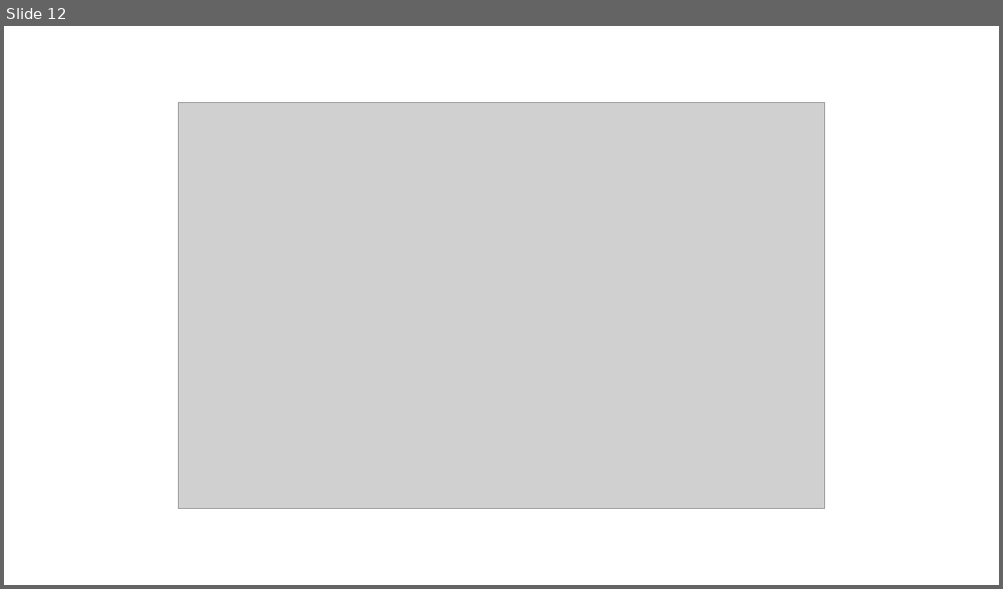
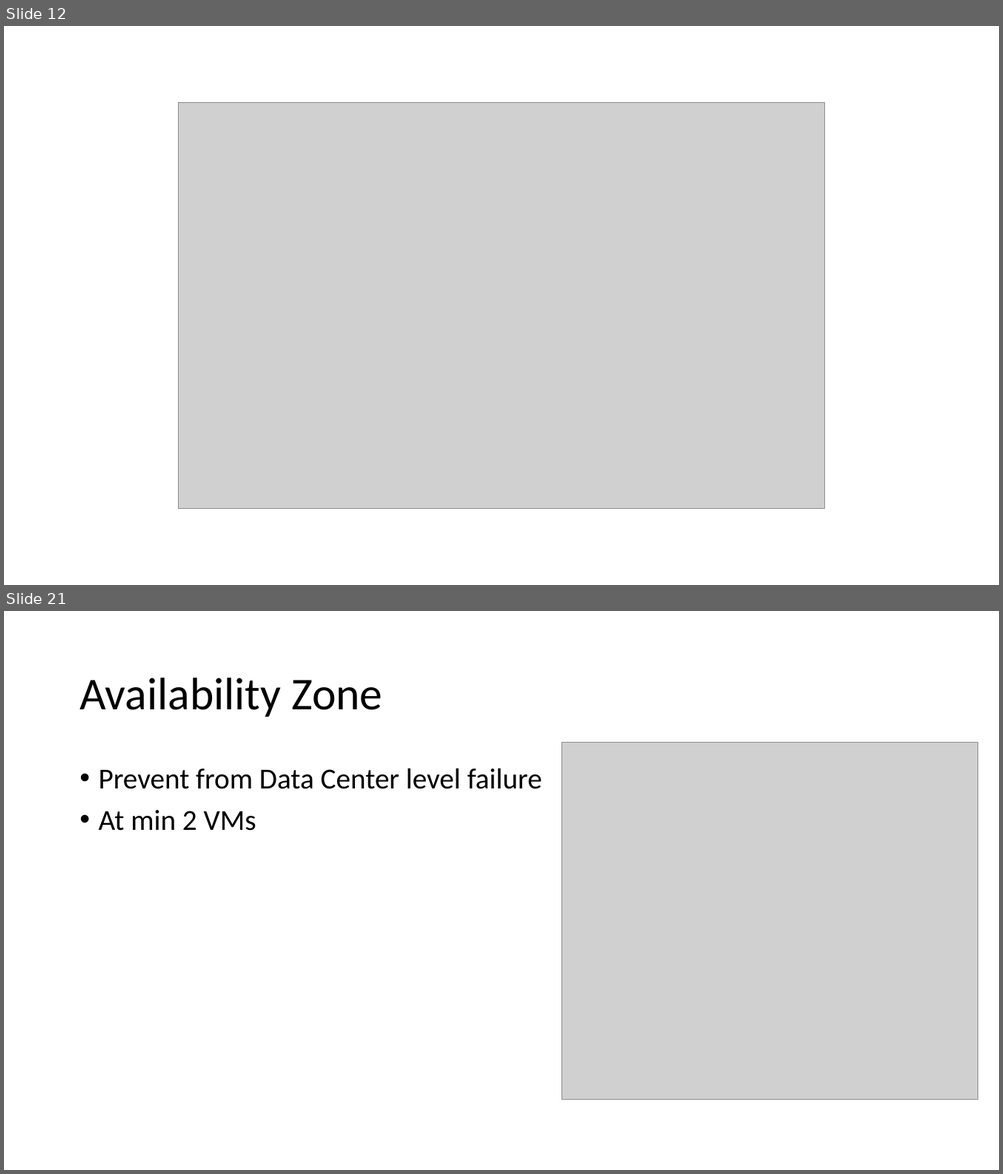
Before and after one commit to CentaurNZ/8-Oct-AZ104, a slide deck: Virtual Machines.pptx. Shown one above the other, each under a label of ours: slide 12 before the commit, slides 12 and 21 after it; the slides between them are not shown. The pictures are 1003x589 and 1003x1174 pixels, drawn with LibreOffice and Linux fonts; fonts in the diff are those of the drawing; grey boxes stand for pictures. Boxes give left, top, right and bottom in pixels: in the first picture for what was removed or moved away, otherwise in the second. Text is boxed around its words. In the diff, an @@ line names an element or a change of style, - is before the commit and + after.

```diff
--- a/Virtual Machines.pptx
+++ b/Virtual Machines.pptx
@@ slide 21 added at bbox=[4, 611, 999, 1170], background #FFFFFF @@
@@ title added at bbox=[79, 678, 382, 717], 44 pt, text #000000 @@
+Availability Zone
@@ picture added at bbox=[562, 742, 978, 1099] @@
@@ text added at bbox=[99, 768, 542, 831], 28 pt, text #000000 @@
+• Prevent from Data Center level failure
+• At min 2 VMs
```
Also in this commit, not shown: 1 slide changed, 10 other slides added.
